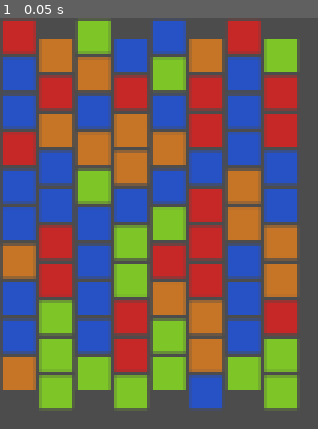
Above: before the commit, frame 1.
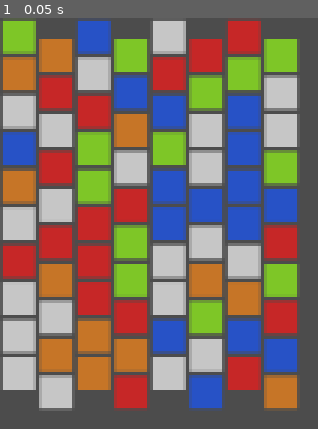
Above: after the commit, the same moment.

Repository: umxprime/puzzlebattles
Game: Godot game, scene res://Main.tscn
Same seed, same stepped clock (60 frames per second), same inputs: the game is played once before the commit and once after it.
Inputs:
- Up to frame 1 (0.05 s): no input

The runs differ from the first frame. In frame 1, 53% of the frame differs, in the area x 0-94%, y 0-96%.

Commit message:
Include U blocks when filling grid

Diff:
--- a/Block.tscn
+++ b/Block.tscn
@@ -33,51 +33,61 @@
 "
 mode = 1
 flags/light_only = false
-nodes/fragment/3/node = SubResource( 5 )
+nodes/fragment/3/node = SubResource( 1 )
 nodes/fragment/3/position = Vector2( 0, 100 )
 nodes/fragment/connections = PoolIntArray( 3, 0, 0, 0, 3, 1, 0, 1 )
 
-[sub_resource type="ShaderMaterial" id=7]
+[sub_resource type="ShaderMaterial" id=3]
 resource_name = "A Material"
-shader = SubResource( 6 )
+shader = SubResource( 2 )
 shader_param/ColorUniform = Color( 0.780392, 0.156863, 0.156863, 1 )
 
 [sub_resource type="QuadMesh" id=4]
 size = Vector2( 14, 14 )
 
-[sub_resource type="ShaderMaterial" id=8]
+[sub_resource type="ShaderMaterial" id=5]
 resource_name = "E Material"
-shader = SubResource( 6 )
+shader = SubResource( 2 )
 shader_param/ColorUniform = Color( 0.780392, 0.462745, 0.156863, 1 )
 
-[sub_resource type="ShaderMaterial" id=9]
+[sub_resource type="ShaderMaterial" id=6]
 resource_name = "I Material"
-shader = SubResource( 6 )
+shader = SubResource( 2 )
 shader_param/ColorUniform = Color( 0.498039, 0.780392, 0.156863, 1 )
 
-[sub_resource type="ShaderMaterial" id=10]
+[sub_resource type="ShaderMaterial" id=7]
 resource_name = "O Material"
-shader = SubResource( 6 )
+shader = SubResource( 2 )
 shader_param/ColorUniform = Color( 0.156863, 0.32549, 0.780392, 1 )
+
+[sub_resource type="ShaderMaterial" id=8]
+resource_name = "U Material"
+shader = SubResource( 2 )
+shader_param/ColorUniform = Color( 0.78, 0.78, 0.78, 1 )
 
 [node name="Node2D" type="Node2D"]
 
 [node name="A" type="MeshInstance2D" parent="."]
 visible = false
-material = SubResource( 7 )
+material = SubResource( 3 )
 mesh = SubResource( 4 )
 
 [node name="E" type="MeshInstance2D" parent="."]
 visible = false
-material = SubResource( 8 )
+material = SubResource( 5 )
 mesh = SubResource( 4 )
 
 [node name="I" type="MeshInstance2D" parent="."]
 visible = false
-material = SubResource( 9 )
+material = SubResource( 6 )
 mesh = SubResource( 4 )
 
 [node name="O" type="MeshInstance2D" parent="."]
 visible = false
-material = SubResource( 10 )
+material = SubResource( 7 )
 mesh = SubResource( 4 )
+
+[node name="U" type="MeshInstance2D" parent="."]
+visible = false
+material = SubResource( 8 )
+mesh = SubResource( 4 )
--- a/Models/GridModel.gd
+++ b/Models/GridModel.gd
@@ -144,7 +144,7 @@
 	for row in range(0, _rows):
 		for column in range(0, _columns):
 			pos = GridCoordinate.new(row, column)
-			type = randi() % (Cell.BlockType.O-Cell.BlockType.A+1) + Cell.BlockType.A
+			type = randi() % (Cell.BlockType.U-Cell.BlockType.A+1) + Cell.BlockType.A
 			cell = Cell.new(self, pos, type)
 			_cells.append(cell)
 
--- a/Nodes/GridNode.gd
+++ b/Nodes/GridNode.gd
@@ -28,6 +28,8 @@
 					blockInstance.get_node("I").visible = true
 				cell.BlockType.O:
 					blockInstance.get_node("O").visible = true
+				cell.BlockType.U:
+					blockInstance.get_node("U").visible = true
 			add_child(blockInstance)
 	pass # Replace with function body.
 
Not shown: 1 places in Block.tscn that only renumber resources
